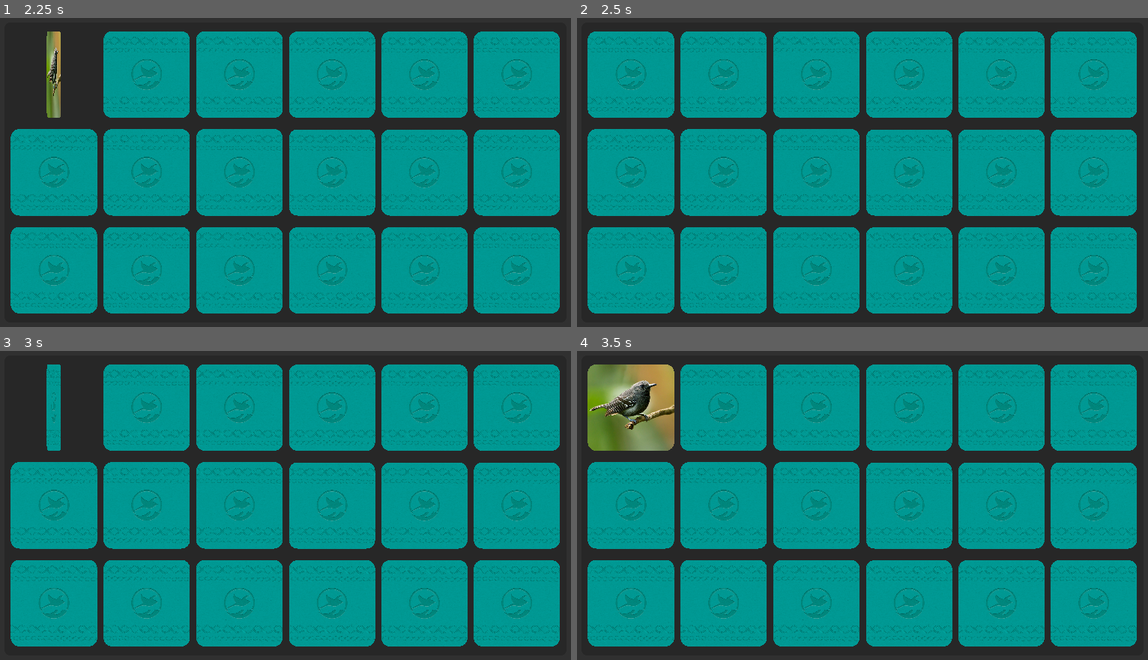
Above: before the commit, frames 1-4 (two rows, left to right).
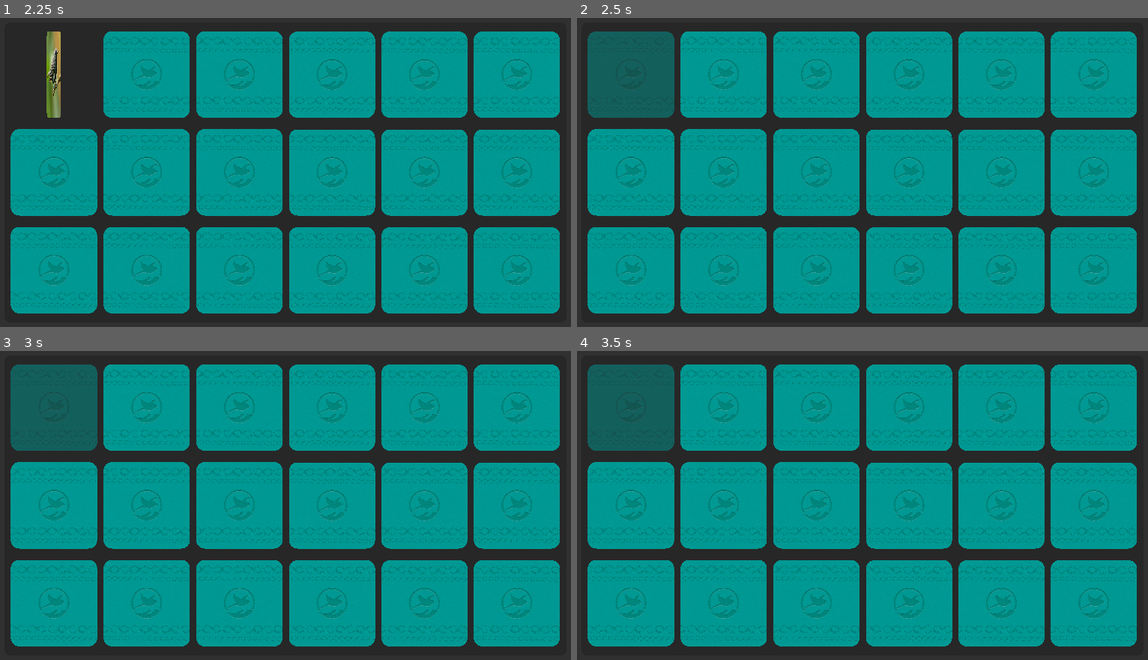
Above: after the commit, the same moments.

Repository: Plataforma-Ciencia-em-Sintese/memory-game
Game: Godot game, scene res://main/main.tscn
The game is run twice, just before and just after one commit, with the same random seed, the same clock (stepped at 60 frames per second) and the same inputs.
Inputs (mouse positions are in pixels of both pictures, inside the frame that each line leads up to):
- Up to frame 1 (2.25 s): click (51, 73) at 0.52 s; click (51, 73) at 2.02 s
- Up to frame 2 (2.5 s): no input
- Up to frame 3 (3 s): click (51, 406) at 2.77 s
- Up to frame 4 (3.5 s): no input

Frame 1 is identical in both runs. In frame 2, 4.2% of the frame differs, in the area x 1-18%, y 4-33%; in frame 3, 4.2%; in frame 4, 4.2%.

Commit message:
implementing comparison rule

Diff:
--- a/assets/card/card.gd
+++ b/assets/card/card.gd
@@ -7,11 +7,12 @@
 
 
 #  [SIGNALS]
-signal card_turned(state, image)
+signal card_turned(card)
+signal spin_completed
 
 
 #  [ENUMS]
-enum State {FRONT, BACK}
+enum State {FRONT, BACK, COMPLETED}
 
 
 #  [CONSTANTS]
@@ -28,6 +29,8 @@
 var _card_back_image: Texture = null
 var _current_state: int = State.FRONT \
 		setget set_current_state, get_current_state
+var _card_name: String = "" \
+		setget set_card_name, get_card_name
 
 
 #  [ONREADY_VARIABLES]
@@ -73,11 +76,22 @@
 		_card_front_image = image
 
 
+func set_card_name(new_name: String) -> void:
+	new_name = new_name.replace("res://assets/card/local_images/", "")
+	new_name = new_name.replace(".png", "")
+	_card_name = new_name
+
+
+func get_card_name() -> String:
+	return _card_name
+
+
 func to_spin() -> void:
 	var temporary_scale_x: float = button.get_scale().x
 
 	button.rect_pivot_offset = Vector2(button.rect_size.x/2, button.rect_size.x/2)
 	button.disabled = true
+
 
 	tween.interpolate_property(button, "rect_scale:x", temporary_scale_x, 0.0, 0.18,
 			Tween.TRANS_LINEAR,Tween.EASE_OUT)
@@ -86,11 +100,13 @@
 	yield(tween, "tween_completed")
 	match(get_current_state()):
 		State.FRONT:
+			set_current_state(State.BACK)
 			set_card_image(_card_back_image)
-			set_current_state(State.BACK)
+
 		State.BACK:
+			set_current_state(State.FRONT)
 			set_card_image(_card_front_image)
-			set_current_state(State.FRONT)
+
 
 	tween.interpolate_property(button, "rect_scale:x", 0.0, temporary_scale_x, 0.18,
 			Tween.TRANS_LINEAR,Tween.EASE_OUT)
@@ -98,14 +114,15 @@
 
 	yield(tween, "tween_completed")
 	button.disabled = false
+	emit_signal("spin_completed")
+
 
 
 #  [PRIVATE_METHODS]
 
 
 #  [SIGNAL_METHODS]
-
-
 func _on_TextureButton_pressed() -> void:
 	to_spin()
-	emit_signal("card_turned", get_current_state(), get_current_image())
+	yield(self, "spin_completed")
+	emit_signal("card_turned", self)
--- a/levels/game/game.gd
+++ b/levels/game/game.gd
@@ -40,6 +40,7 @@
 var _load_card_images: Array = []
 var _current_mode: int = GameMode.HARD \
 		setget set_current_mode, get_current_mode
+var turned_cards: Array = []
 
 
 #  [ONREADY_VARIABLES]
@@ -110,9 +111,10 @@
 	return rng.randi_range(start, end)
 
 
-func get_random_image() -> Texture:
+func get_random_image() -> String:
 	var random_index: int = random_number(0, (_card_images.size() -1))
-	var result: Texture = load(_load_card_images[random_index])
+#	var result: Texture = load(_load_card_images[random_index])
+	var result: String = _load_card_images[random_index]
 	_load_card_images.remove(random_index)
 	return result
 
@@ -139,11 +141,14 @@
 	var total_cards: int = 6
 # warning-ignore:integer_division
 	for _i in range(0, (total_cards/2)): # number of cards divided by 2 insertions
-		var texture: Texture = get_random_image() #load("res://cards/papa_formiga_barrado.webp")
+		var texture_path: String = get_random_image() #load("res://cards/papa_formiga_barrado.webp")
+		var texture: Texture = load(texture_path)
 		for _j in range(0, 2):
 			var card := CardButton.instance()
 			grid.add_child(card)
 			card.set_card_image(texture)
+			card.set_card_name(texture_path)
+
 	emit_signal("add_cards")
 
 
@@ -155,11 +160,14 @@
 	var total_cards: int = 12
 # warning-ignore:integer_division
 	for _i in range(0, (total_cards/2)): # number of cards divided by 2 insertions
-		var texture: Texture = get_random_image() #load("res://cards/papa_formiga_barrado.webp")
+		var texture_path: String = get_random_image() #load("res://cards/papa_formiga_barrado.webp")
+		var texture: Texture = load(texture_path)
 		for _j in range(0, 2):
 			var card := CardButton.instance()
 			grid.add_child(card)
 			card.set_card_image(texture)
+			card.set_card_name(texture_path)
+
 	emit_signal("add_cards")
 
 
@@ -170,14 +178,51 @@
 	var total_cards: int = 18
 # warning-ignore:integer_division
 	for _i in range(0, (total_cards/2)): # number of cards divided by 2 insertions
-		var texture: Texture = get_random_image() #load("res://cards/papa_formiga_barrado.webp")
+		var texture_path: String = get_random_image() #load("res://cards/papa_formiga_barrado.webp")
+		var texture: Texture = load(texture_path)
 		for _j in range(0, 2):
 			var card := CardButton.instance()
 			grid.add_child(card)
 			card.set_card_image(texture)
+			card.set_card_name(texture_path)
+			card.connect("card_turned", self, "_on_card_turned")
+
 	emit_signal("add_cards")
 
 
 #  [SIGNAL_METHODS]
 func _on_add_cards() -> void:
 	shuffle_cards()
+
+
+func _on_card_turned(card_instance) -> void:
+	if turned_cards.size() < 2:
+		turned_cards.append(card_instance)
+		card_instance.button.disabled = true
+
+	if turned_cards.size() == 2:
+		#desativar botoes
+		for card in grid.get_children():
+			card.button.disabled = true
+
+		if not turned_cards[0].get_card_name() == turned_cards[1].get_card_name():
+			for card in grid.get_children():
+				if card.get_current_state() == card.State.FRONT:
+					yield(get_tree().create_timer(1.0), "timeout")
+					card.to_spin()
+			#ativar botoes
+			for card in grid.get_children():
+				card.button.disabled = false
+
+
+
+		elif turned_cards[0].get_card_name() == turned_cards[1].get_card_name():
+			for card in turned_cards:
+				card.modulate = Color(1.0, 1.0, 1.0, 0.5)
+				card.button.disabled = true
+				card.set_current_state(card.State.COMPLETED)
+			#ativar botoes
+			for card in grid.get_children():
+				if card.get_current_state() == card.State.FRONT or card.get_current_state() == card.State.BACK:
+					card.button.disabled = false
+		turned_cards.clear()
